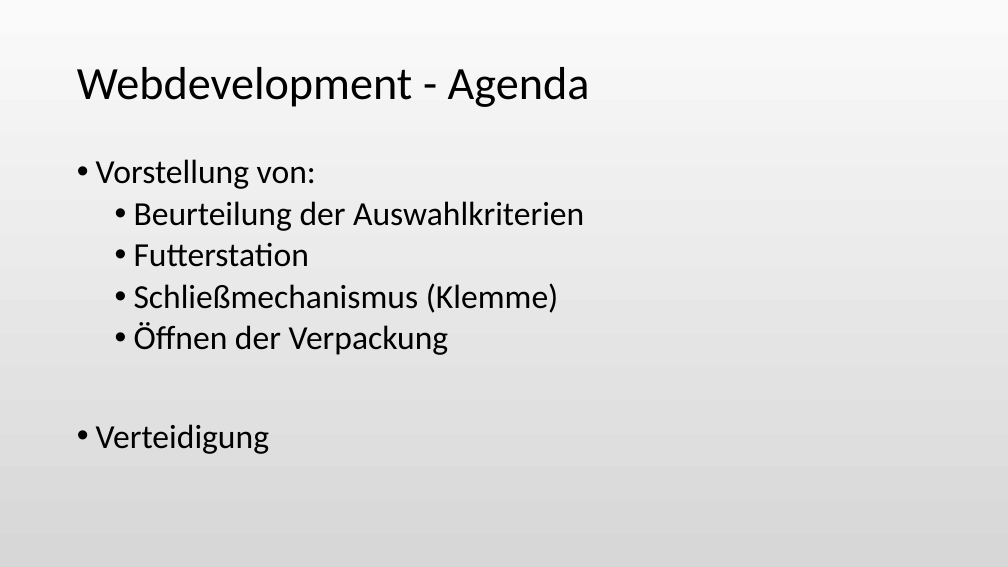
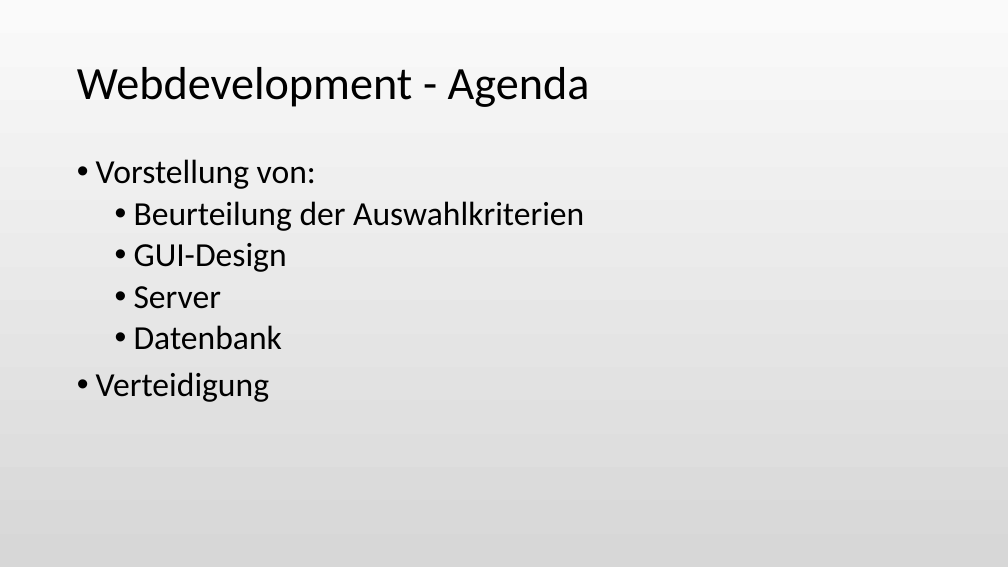
Before and after one commit to Katzenfuetterungsanlage/fuettr_prototype, a slide deck: slide 2 of Diplomarbeit/Powerpoint/Greistorfer.odp. Drawn at 1008x567 pixels with LibreOffice and Linux fonts; fonts in the diff are those of the drawing. Boxes give left, top, right and bottom in pixels: in the first picture for what was removed or moved away, otherwise in the second. Text is boxed around its words. In the diff, an @@ line names an element or a change of style, - is before the commit and + after.

```diff
--- a/Diplomarbeit/Powerpoint/Greistorfer.odp
+++ b/Diplomarbeit/Powerpoint/Greistorfer.odp
@@ text at [134,243,287,350]: text changed @@
-  • Futterstation
-  • Schließmechanismus (Klemme)
-  • Öffnen der Verpackung
+  • GUI-Design
+  • Server
+  • Datenbank
```
Also in this commit, not shown: 1 slide added, 1 slide removed, 1 other file.
